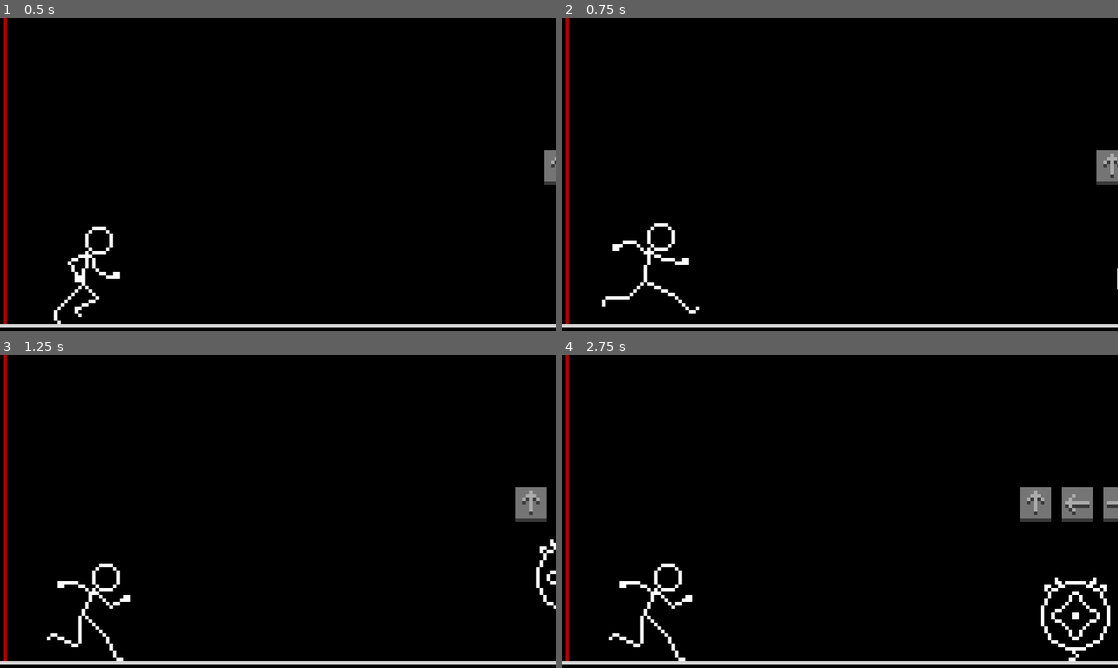
Above: before the commit, frames 1-4 (two rows, left to right).
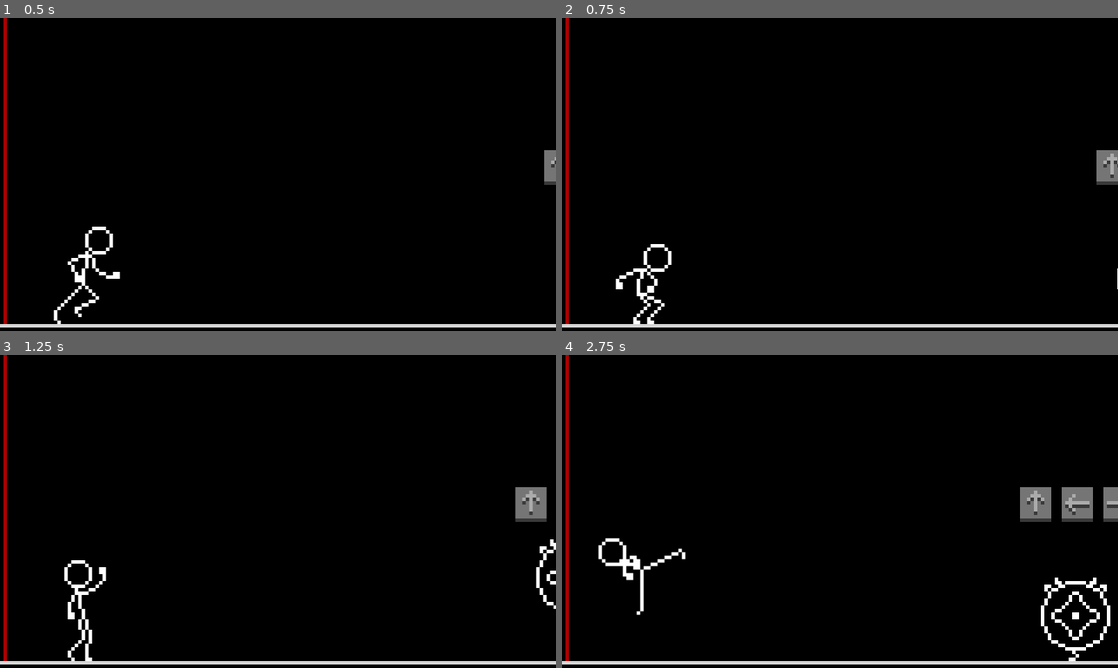
Above: after the commit, the same moments.

Repository: rocketCarlos/JumpingStickman
Game: Godot game, scene res://scenes/main.tscn
Two runs of this game, one before a commit and one after it. Both use one fixed random seed, a clock stepped at 60 frames per second and the inputs below.
Inputs:
- Up to frame 1 (0.5 s): no input
- Up to frame 2 (0.75 s): hold Up (uppercut) from 0.53 s (still down); tap Right (front_kick) at 0.6 s
- Up to frame 3 (1.25 s): keep holding Up (uppercut); tap Space (jump) at 0.77, 1.07 s; tap Left (spin_kick) at 0.8 s
- Up to frame 4 (2.75 s): release Up (uppercut) at 1.28 s; hold Down (downwards_punch) 1.28-2.03 s; tap Left (spin_kick) at 1.35 s; tap Space (jump) at 1.52, 1.55, 1.82, 2.1 s; hold Up (uppercut) from 2.03 s (still down); tap Right (front_kick) at 2.3 s

Frame 1 is identical in both runs. In frame 2, 1.1% of the frame differs, in the area x 7-25%, y 65-98%; in frame 3, 1.0%; in frame 4, 1.2%, in the area x 6-24%, y 58-98%.

Commit message:
Refactored combo building and comunication

Diff:
--- a/globals/globals.gd
+++ b/globals/globals.gd
@@ -13,7 +13,13 @@
 
 var defeated_enemies = 0
 
-# emitted by player when combo succeeds
+# emmited by player when an action is executed
+signal do_action(action: actions)
+# emitted by mob when combo succeeds
 signal combo_succeeded
+# emmited by mob when combo fails
+signal combo_failed
 # emmited when an enemy dies
 signal enemy_died
+# emmited when an enemy is spawned
+signal new_enemy
--- a/scenes/player.tscn
+++ b/scenes/player.tscn
@@ -1,9 +1,7 @@
-[gd_scene load_steps=58 format=3 uid="uid://b6d8tuy0dsqdc"]
+[gd_scene load_steps=56 format=3 uid="uid://b6d8tuy0dsqdc"]
 
 [ext_resource type="Script" uid="uid://crh22hcscbfox" path="res://scripts/player.gd" id="1_0upaq"]
 [ext_resource type="Texture2D" uid="uid://ds0mrn7r0hdfs" path="res://assets/sprites/stickman_sheet.png" id="2_ekn3o"]
-[ext_resource type="PackedScene" uid="uid://cx1glasylo6ag" path="res://scenes/arrow.tscn" id="2_m0r6g"]
-[ext_resource type="PackedScene" uid="uid://bmp3r15q7jgc6" path="res://scenes/arrow_holder.tscn" id="3_aq04i"]
 [ext_resource type="PackedScene" uid="uid://wi5524nfjffu" path="res://scenes/attack.tscn" id="3_cilay"]
 
 [sub_resource type="AtlasTexture" id="AtlasTexture_5kip4"]
@@ -401,7 +399,6 @@
 texture_filter = 3
 collision_mask = 2
 script = ExtResource("1_0upaq")
-arrow_scene = ExtResource("2_m0r6g")
 attack_scene = ExtResource("3_cilay")
 metadata/_edit_group_ = true
 
@@ -418,9 +415,6 @@
 wait_time = 0.3
 one_shot = true
 
-[node name="ArrowHolder" parent="." instance=ExtResource("3_aq04i")]
-position = Vector2(0, -21)
-
 [connection signal="area_entered" from="." to="." method="_on_area_entered"]
 [connection signal="animation_finished" from="AnimatedSprite2D" to="." method="_on_animated_sprite_2d_animation_finished"]
 [connection signal="timeout" from="ComboTimer" to="." method="_on_combo_timer_timeout"]
--- a/scripts/arrow.gd
+++ b/scripts/arrow.gd
@@ -6,7 +6,7 @@
 var direction: String = "up":
 	set(value):
 		direction = value
-		if direction not in ["right", "up", "left", "down"]:
+		if direction not in ["right", "up", "left", "down", "jump"]:
 			printerr(direction, " is not a valid direction for the arrow")
 # accepts static, dynamic
 var type: String = "static":
--- a/scripts/enemy.gd
+++ b/scripts/enemy.gd
@@ -18,16 +18,18 @@
 }
 var type: types
 
-var type_combos: Dictionary = {
+var type_combos: Dictionary[types, Array] = {
 	types.MOB1: [Globals.actions.FRONT_KICK, Globals.actions.FRONT_KICK, Globals.actions.SPIN_KICK],
 	types.MOB2: [Globals.actions.UPPERCUT, Globals.actions.SPIN_KICK, Globals.actions.FRONT_KICK],
 	types.MOB3: [Globals.actions.DOWNWARDS_PUNCH, Globals.actions.UPPERCUT, Globals.actions.DOWNWARDS_PUNCH],
-	types.FLYING1: [Globals.actions.SPIN_KICK, Globals.actions.DOWNWARDS_PUNCH, Globals.actions.FRONT_KICK],
-	types.FLYING2: [Globals.actions.FRONT_KICK, Globals.actions.UPPERCUT, Globals.actions.UPPERCUT],
-	types.FLYING3: [Globals.actions.DOWNWARDS_PUNCH, Globals.actions.SPIN_KICK, Globals.actions.UPPERCUT],
+	types.FLYING1: [Globals.actions.JUMP, Globals.actions.DOWNWARDS_PUNCH, Globals.actions.FRONT_KICK],
+	types.FLYING2: [Globals.actions.JUMP, Globals.actions.UPPERCUT, Globals.actions.UPPERCUT],
+	types.FLYING3: [Globals.actions.JUMP, Globals.actions.FRONT_KICK, Globals.actions.SPIN_KICK],
 	types.BIG: [Globals.actions.FRONT_KICK, Globals.actions.UPPERCUT, Globals.actions.SPIN_KICK, Globals.actions.DOWNWARDS_PUNCH],
 }
 var combo: Array
+# current combo progress
+var combo_progress: int = 0
 
 const SPEED: float = -11.0
 const FLYING_HEIGHT: float = -36.5
@@ -39,6 +41,7 @@
 #region ready and process
 # Called when the node enters the scene tree for the first time.
 func _ready() -> void:
+	Globals.new_enemy.emit()
 	# choose what enemy can be sent
 	match Globals.defeated_enemies:
 		0:
@@ -68,8 +71,6 @@
 	animation = get_string_from_type(type)
 	play()
 
-	Globals.combo_succeeded.connect(_on_combo_succeeded)
-
 	for action in combo:
 		var arrow = arrow_scene.instantiate()
 		arrow.direction = get_string_from_action(action)
@@ -78,6 +79,8 @@
 		arrow_holder.arrow_array.append(arrow)
 
 	arrow_holder.set_arrows()
+
+	Globals.do_action.connect(_on_do_actions)
 
 
 # Called every frame. 'delta' is the elapsed time since the previous frame.
@@ -115,14 +118,22 @@
 			return "up"
 		Globals.actions.DOWNWARDS_PUNCH:
 			return "down"
+		Globals.actions.JUMP:
+			return "jump"
 		_:
 			return ""
 #endregion
 
 #region signal functions
-func _on_combo_succeeded() -> void:
-	# show some type of death animation
-	pass
+func _on_do_actions(action: Globals.actions):
+	if action != combo[combo_progress]:
+		Globals.combo_failed.emit()
+		combo_progress = 0
+	else:
+		combo_progress += 1
+		if combo_progress >= combo.size():
+			Globals.combo_succeeded.emit()
+
 
 func _on_hitboxes_area_entered(area: Area2D) -> void:
 	Globals.enemy_died.emit()
--- a/scripts/player.gd
+++ b/scripts/player.gd
@@ -2,46 +2,27 @@
 
 '''
 Player
+'''
+#TODO s:
+'''
+think about forcing actions to be executed at max height to avoid visual discrepancy when performing
+attacks agains flying enemies
 
-current_state evolution:
-	starts at default. changes to a specific action when input recieved. when animation is playing,
-	a timer starts. until that timer stops, the state remains in the action one. once the timer
-	timeouts, current_state is accept stack to register inputs. timeout MUST happen before the
-	animation ends. the state will remain accept_stack until the animation ends and it changes to
-	default again
-
-combo building:
-	when an action is performed, it is added to the combo array. Once the animation is finished,
-	the combo timer starts. If another one is executed before it timeouts, the action is considered
-	'in combo' with the previous one and thus, added to the combo array. A combo stops if one of
-	the following happens:
-		1. The combo matches the combo from an enemy. Therefore, the enemy is deleted and the combo
-		array reseted.
-		2. There is no input before the combo timer timeouts. The combo array is reseted and the
-		player loses the combo streak
-	Once the 'hit frame' of an animation is reached, the combo is checked with the enemy.
-'''
-
-'''
-evaluate idea: some mech to 'cancel' the action queue so player doesn't have to wait until all
-animations are ended to start building up the combo again
+do something to avoid combos with jumps being ended in the floor and thus not hitting the enemy
 '''
 
 
 #region scene nodes
 @onready var animation = $AnimatedSprite2D
 @onready var combo_timer = $ComboTimer
-@onready var arrow_holder = $ArrowHolder
 #endregion
 
 #region constants
 # distance from the floor at which jumps can be registered and performed
 const JUMP_THRESHOLD: float = 10.0
 
-@export var arrow_scene: PackedScene
-const ARROW_FPS: float = 19
-
 @export var attack_scene: PackedScene
+var attack_instance = null
 #endregion
 
 #region attributes
@@ -67,6 +48,9 @@
 	JUMP_LEVEL = position.y + JUMP_LEVEL
 	#Engine.time_scale = 0.25
 
+	Globals.combo_succeeded.connect(_on_combo_succeeded)
+	Globals.new_enemy.connect(_on_new_enemy)
+
 func _process(delta: float) -> void:
 	# -- Action input procesing --
 	if not combo_locked:
@@ -85,10 +69,17 @@
 		# uppercut
 		elif Input.is_action_just_pressed('uppercut'):
 			action_queue.push_back(Globals.actions.UPPERCUT)
+	elif attack_instance == null:
+		if animation.frame == get_hit_frame(animation.animation):
+			attack_instance = attack_scene.instantiate()
+			attack_instance.global_position = global_position
+			add_sibling(attack_instance)
+
 
 	# -- Action animations management --
 	if not playing_action and action_queue.size() > 0:
 		var next_action = action_queue.pop_front()
+		Globals.do_action.emit(next_action)
 		animation.play(get_action_string(next_action))
 		playing_action = true
 		if next_action != Globals.actions.JUMP:
@@ -98,7 +89,7 @@
 		if animation.frame == 2:
 			# jump logic in a function to avoid using await inside _process
 			jump()
-	elif position.y == FLOOR_LEVEL:
+	elif position.y == FLOOR_LEVEL and not playing_action:
 		animation.play('run')
 
 #endregion
@@ -142,17 +133,6 @@
 		gravity_tween.kill()
 		gravity_tween = null
 
-
-func add_arrow(st: Globals.actions, type: String):
-	var arrow = arrow_scene.instantiate()
-	arrow.direction = get_arrow_string(st)
-	arrow.type = type
-	arrow.fps = ARROW_FPS
-	arrow_holder.arrow_array.append(arrow)
-
-	arrow_holder.set_arrows()
-
-
 # returns the string associated to the animation for the passed state
 func get_action_string(attack: Globals.actions) -> String:
 	match attack:
@@ -169,30 +149,16 @@
 		_:
 			return ''
 
-# returns the string associated to the arrow direction that triggers the action
-func get_arrow_string(attack: Globals.actions) -> String:
+# given the current action, returns the animation frame at which the combo is emmited
+func get_hit_frame(attack: String) -> int:
 	match attack:
-		Globals.actions.FRONT_KICK:
-			return 'right'
-		Globals.actions.SPIN_KICK:
-			return 'left'
-		Globals.actions.UPPERCUT:
-			return 'up'
-		Globals.actions.DOWNWARDS_PUNCH:
-			return 'down'
-		_:
-			return ''
-
-# given the current action, returns the animation frame at which the combo is emmited
-func get_hit_frame(attack: Globals.actions) -> int:
-	match attack:
-		Globals.actions.FRONT_KICK:
+		'front_kick':
 			return 5
-		Globals.actions.SPIN_KICK:
+		'spin_kick':
 			return 7
-		Globals.actions.UPPERCUT:
+		'uppercut':
 			return 5
-		Globals.actions.DOWNWARDS_PUNCH:
+		'downwards_punch':
 			return 8
 		_:
 			return -1
@@ -201,17 +167,18 @@
 
 
 #region signal functions
-func _on_combo_timer_timeout() -> void:
-	current_combo = []
-	arrow_holder.clear()
-
-
 func _on_area_entered(area: Area2D) -> void:
 	pass # Replace with function body.
-#endregion
-
 
 func _on_animated_sprite_2d_animation_finished() -> void:
 	if animation.animation != 'jump':
 		resume_gravity()
 	playing_action = false
+
+func _on_combo_succeeded():
+	combo_locked = true
+
+func _on_new_enemy():
+	combo_locked = false
+	attack_instance = null
+#endregion
